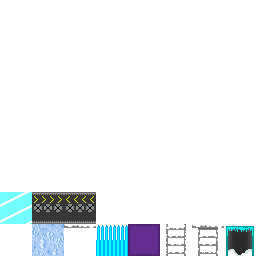
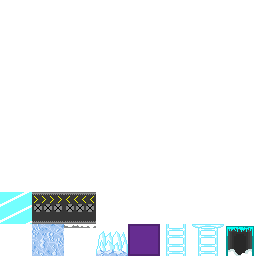
Before/after of a (256, 256) layered artwork. What changed in the layer stack:
added group "Kevin's" with 4 layers above "Clayton's" over bbox(96, 224, 224, 256)
added layer "tile_spikes_tundra" in group "Kevin's" over bbox(96, 231, 128, 256)
added layer "tile_ladder_tundra" in group "Kevin's" over bbox(166, 224, 186, 256)
added layer "tile_ladderPlatform_tundra" in group "Kevin's" over bbox(192, 224, 224, 256)
added group "Clayton's" with 11 layers above "Color Fill 1" over bbox(96, 224, 224, 256)
hid "Layer 1", moved it into group "Clayton's" over bbox(96, 225, 128, 256)
hid "Ladder-OneWay", moved it into group "Clayton's" over bbox(192, 224, 224, 256)
hid "Ladder", moved it into group "Clayton's" over bbox(166, 224, 186, 256)
